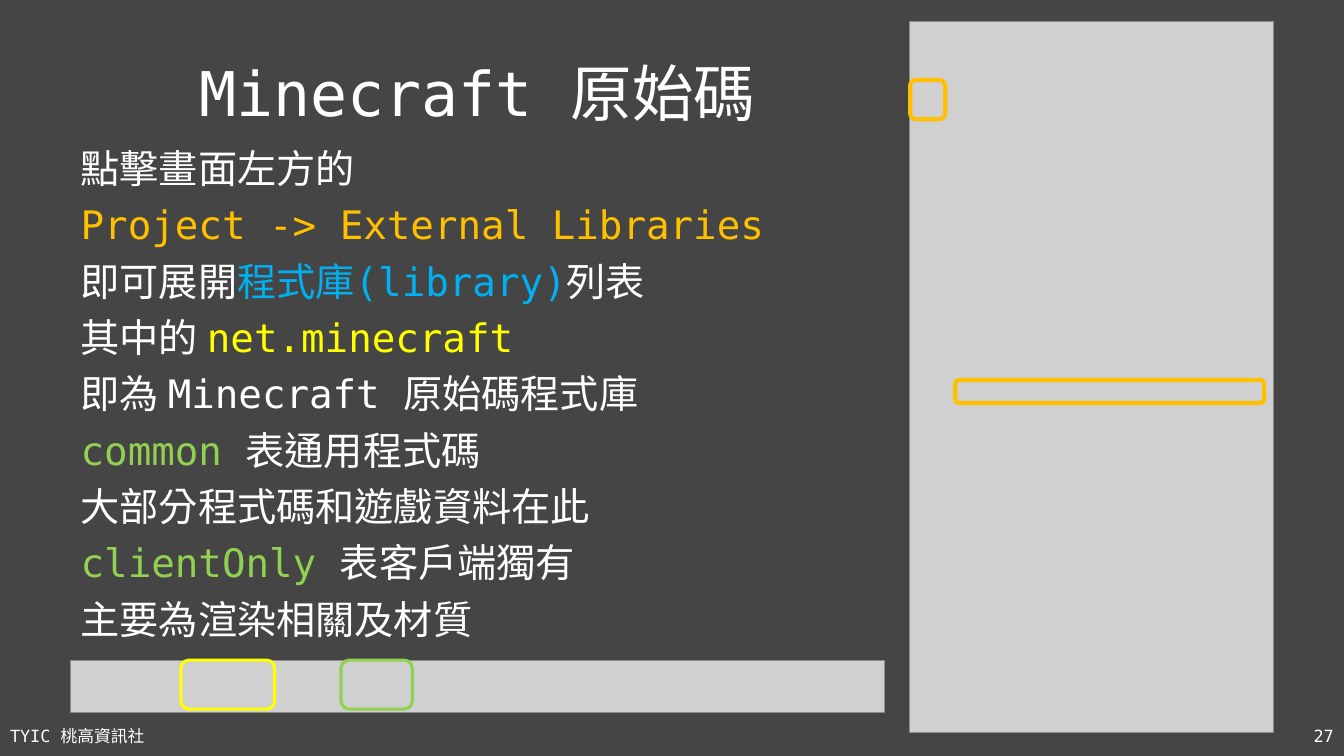
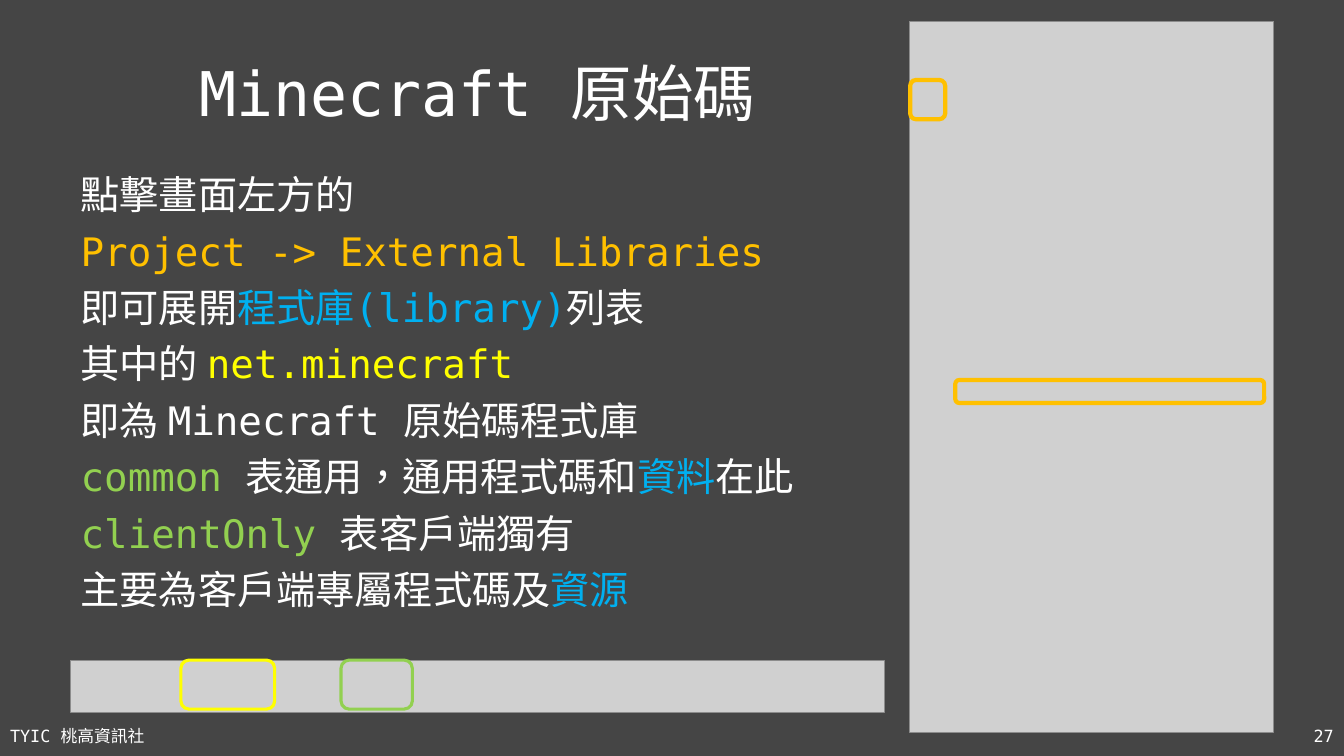
Before and after one commit to TYSHIC/slides, a slide deck: slide 27 of ppt/50_Java 專案：前置作業.pptx. Drawn at 1344x756 pixels with LibreOffice and Linux fonts; fonts in the diff are those of the drawing; grey boxes stand for pictures. Boxes give left, top, right and bottom in pixels: in the first picture for what was removed or moved away, otherwise in the second. Text is boxed around its words. In the diff, an @@ line names an element or a change of style, - is before the commit and + after.

```diff
--- a/ppt/50_Java 專案：前置作業.pptx
+++ b/ppt/50_Java 專案：前置作業.pptx
@@ text "點擊畫面左方的": place and size @@
-text "點擊畫面左方的" at bbox=[81, 150, 764, 638]
+text "點擊畫面左方的" at bbox=[81, 176, 794, 608]
@@ text at bbox=[81, 458, 794, 494]: text changed @@
-common 表通用程式碼
-大部分程式碼和遊戲資料在此
+common 表通用，通用程式碼和資料在此
@@ text at bbox=[81, 571, 629, 608]: text changed @@
-主要為渲染相關及材質
+主要為客戶端專屬程式碼及資源
```
Also in this commit, not shown: 4 other slides changed, 16 other files.
